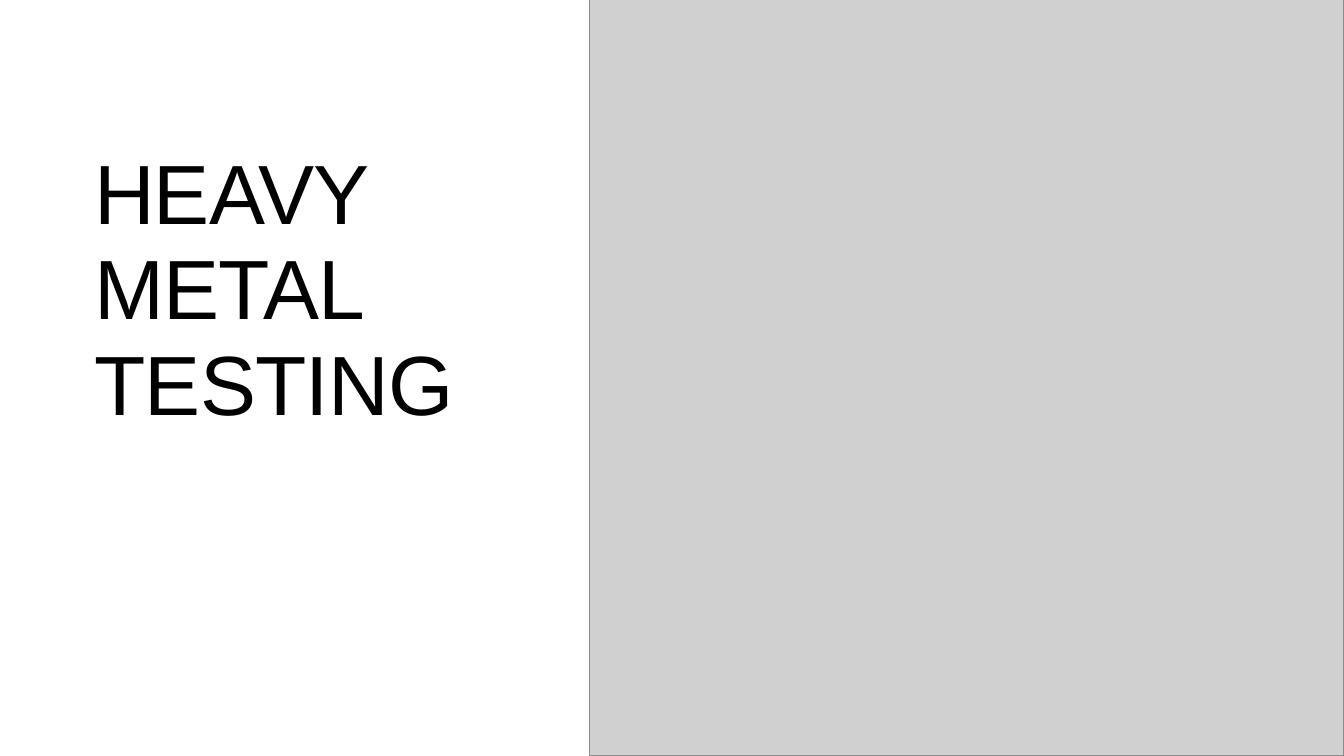
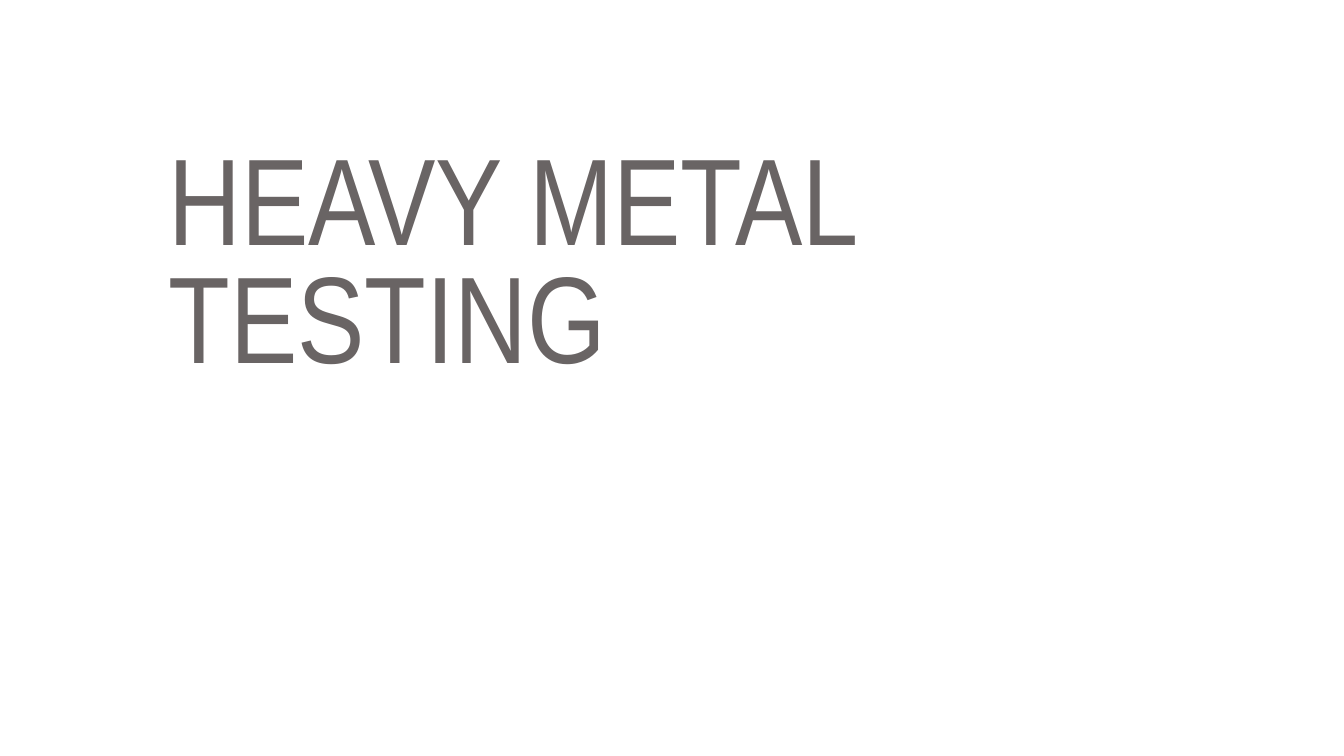
Before and after one commit to syarief02/pcoffjo, a slide deck: slide 1 of Desktop/JOE/HEAVY METAL TESTING.pptx. Drawn at 1344x756 pixels with LibreOffice and Linux fonts; fonts in the diff are those of the drawing; grey boxes stand for pictures; background and template pictures are left out. Boxes give left, top, right and bottom in pixels: in the first picture for what was removed or moved away, otherwise in the second. Text is boxed around its words. In the diff, an @@ line names an element or a change of style, - is before the commit and + after.

```diff
--- a/Desktop/JOE/HEAVY METAL TESTING.pptx
+++ b/Desktop/JOE/HEAVY METAL TESTING.pptx
@@ freeform shape removed at bbox=[0, 0, 1344, 674] @@
@@ rectangle removed at bbox=[0, 0, 1344, 756] @@
@@ picture removed at bbox=[590, 0, 1344, 756] @@
@@ title "HEAVY METAL TESTING": place and size @@
-title "HEAVY METAL TESTING" at bbox=[94, 166, 454, 416]
+title "HEAVY METAL TESTING" at bbox=[169, 160, 858, 364]
@@ title "HEAVY METAL TESTING" at bbox=[169, 160, 858, 364]: size 60 to 88 pt, font Arial to Arial Narrow, text colour #000000 to #696464, letter spacing -0.5 to 0 pt; line spacing 0.95 to 0.8; vertical alignment middle to bottom @@
@@ ellipse added at bbox=[1076, 461, 1172, 557], outline #FFFFFF 2 pt @@
```
Also in this commit, not shown: 3 other slides changed, 2 slides added, 1 slide removed, 2 other files.
